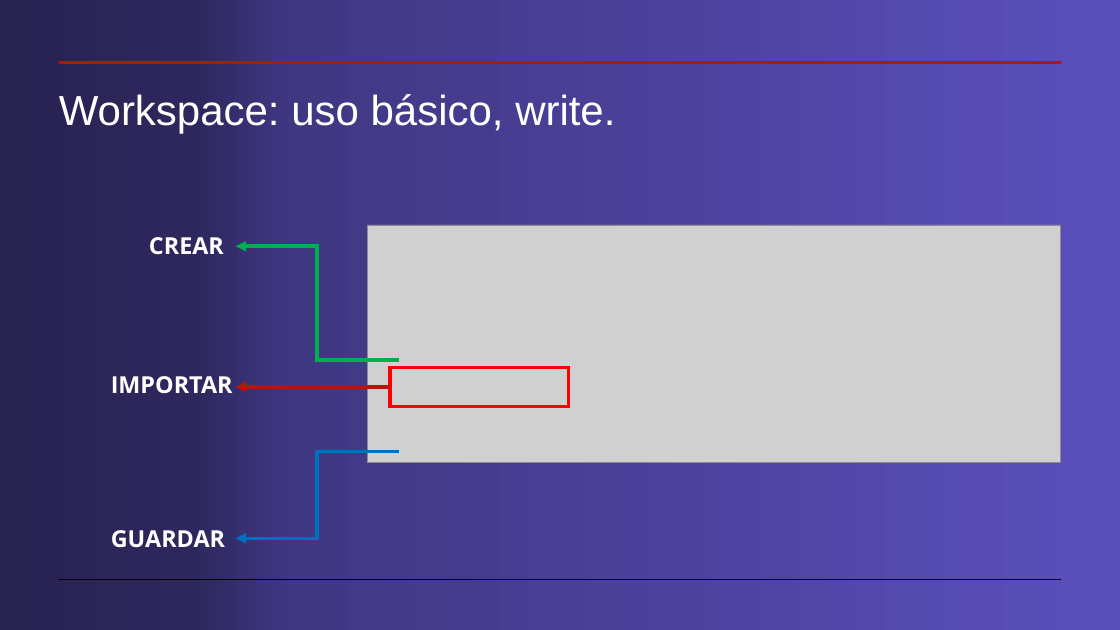
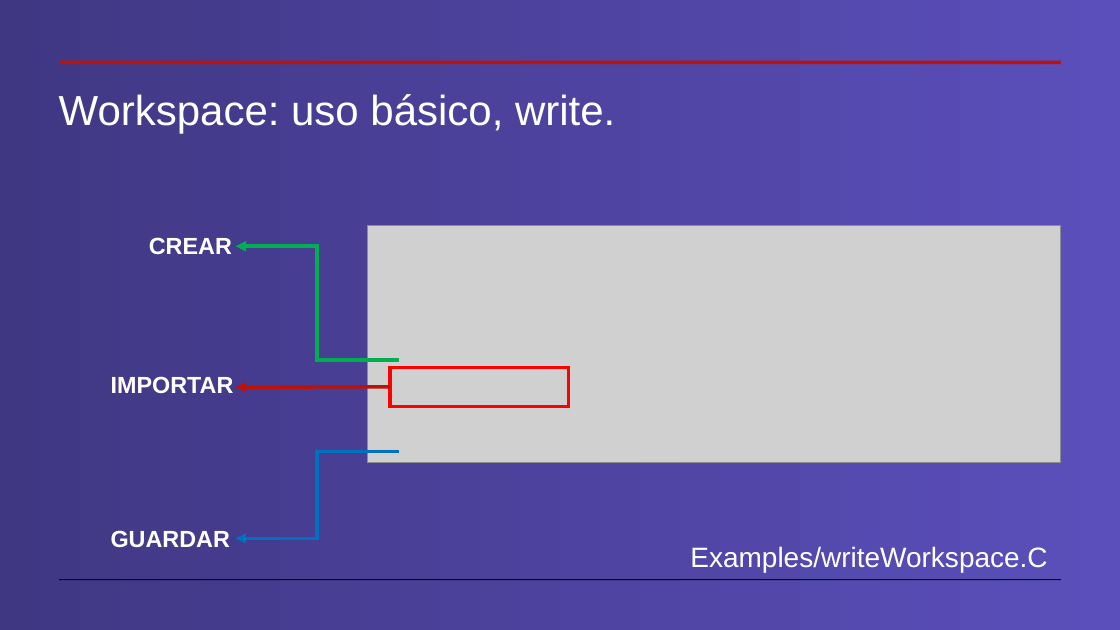
Before and after one commit to cdavidgutierrez/ProyectoFinal_CERN_ROOT, a slide deck: slide 6 of Workspaces en root.pptx (slide 4 before the commit). Drawn at 1120x630 pixels with LibreOffice and Linux fonts; fonts in the diff are those of the drawing; grey boxes stand for pictures. Boxes give left, top, right and bottom in pixels: in the first picture for what was removed or moved away, otherwise in the second. Text is boxed around its words. In the diff, an @@ line names an element or a change of style, - is before the commit and + after.

```diff
--- a/Workspaces en root.pptx
+++ b/Workspaces en root.pptx
@@ background gradient #5B4FBB to #403783 to #2D275D to #282251 to gradient #5B4FBB to #403783 @@
@@ arrow removed from (390, 387) to (235, 387) @@
@@ freeform shape added at <box>235,387,390,387</box>, outline #BD1209 3 pt @@
@@ font Open Sans to Arial in 3 elements at <box>149,237,232,254</box>, <box>111,376,234,393</box>, <box>111,530,230,547</box> @@
@@ text added at <box>690,546,1047,572</box>, 24 pt, text #FFFFFF @@
+Examples/writeWorkspace.C
```
Also in this commit, not shown: 18 other slides changed, 8 slides added, 11 slides removed.
